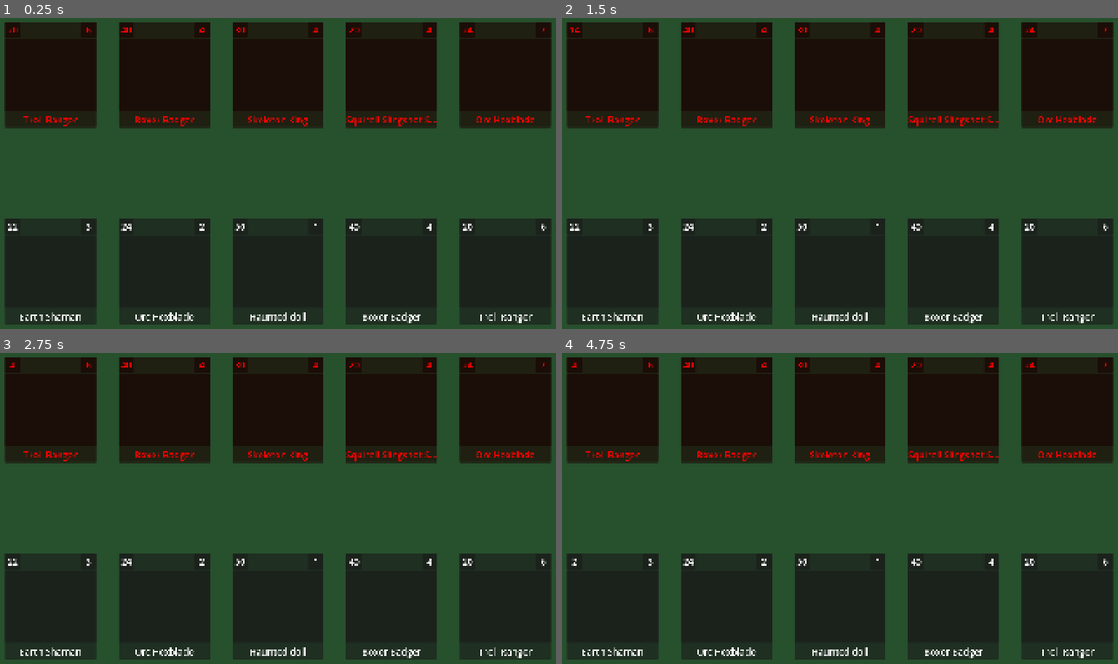
Above: before the commit, frames 1-4 (two rows, left to right).
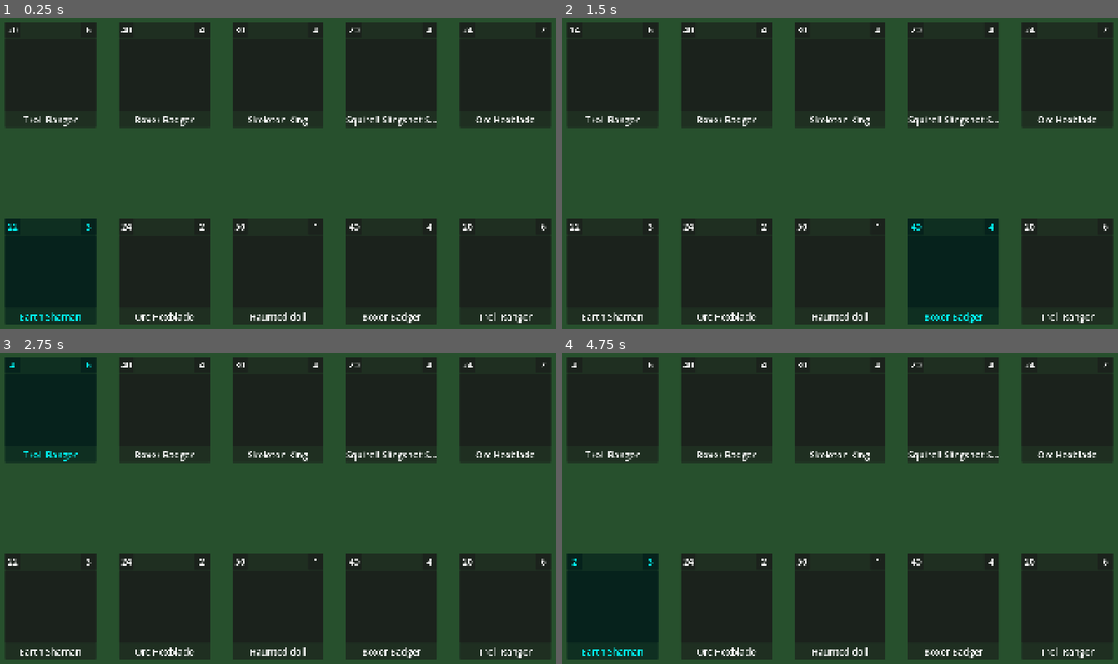
Above: after the commit, the same moments.

Repository: Castorfiber92/spelprojekt_jfk
Game: Godot game, scene res://Scenes/main.tscn
Two runs of this game, one before a commit and one after it. Both use one fixed random seed, a clock stepped at 60 frames per second and the inputs below.
Inputs:
- Up to frame 1 (0.25 s): no input
- Up to frame 2 (1.5 s): tap Enter (ui_accept) at 0.5, 0.77, 1.25 s
- Up to frame 3 (2.75 s): tap Enter (ui_accept) at 1.52, 2 s
- Up to frame 4 (4.75 s): tap Enter (ui_accept) at 2.75, 3.02, 3.5, 3.77, 4.25, 4.52 s

The runs differ from the first frame. In frame 1, 1.0% of the frame differs, in the area x 1-99%, y 3-98%; in frame 2, 1.0%, in the area x 1-99%, y 3-99%; in frame 3, 0.8%; in frame 4, 1.0%.

Commit message:
Added a simple highlighting function in combat to see active hero
Now highlights the active hero, i.e. the hero whose turn it is. As it is now its just for testing visibility.

Diff:
--- a/Scenes/Combat/CombatUI.tscn
+++ b/Scenes/Combat/CombatUI.tscn
@@ -25,7 +25,6 @@
 theme_override_constants/separation = 75
 
 [node name="Enemy Heroes" type="HBoxContainer" parent="." unique_id=225338066]
-modulate = Color(1, 0, 0, 1)
 layout_mode = 0
 offset_left = 60.0
 offset_top = 50.0
--- a/Scenes/HeroSlot.gd
+++ b/Scenes/HeroSlot.gd
@@ -21,6 +21,16 @@
 		damage_label.visible = false
 		name_label.visible = false
 
+func cleanup():
+	set_modulate(Color.WHITE)
+
+func highlight_slot(source = true):
+	# This is not final, only simple for testing
+	if source:
+		set_modulate(Colors.user_color)
+	else :
+		set_modulate(Colors.target_color)
+
 func update_info():
 	##We are calling this whenever we need to update the labels
 	##First we check that there is, in fact, a active hero in the slot (error-check)
--- a/Scripts/Combat/CombatManager.gd
+++ b/Scripts/Combat/CombatManager.gd
@@ -6,7 +6,7 @@
 var hero_to_slot_map : Dictionary = {}
 var player_slots : Array[HeroSlot]
 var enemy_slots : Array[HeroSlot]
-var active_hero : Hero
+@export var active_hero : Hero
 
 ##Below is temporary, for testing
 @export var player_heroes : Array[HeroData]
@@ -48,9 +48,11 @@
 	## Sort the heroes based on their speed
 	## Higher speed moves first
 	candidates.sort_custom(func(a, b): return a.current_speed > b.current_speed)
-
 	## The first hero in the sorted list is the winner
 	active_hero = candidates[0]
+	# This is not final, only simple for testing, to show the active hero
+	var slot : HeroSlot = hero_to_slot_map[active_hero]
+	slot.highlight_slot()
 	print("Next to act: ", active_hero.hero_data.name)
 	await wait_for_input("ui_accept")
 	# Trigger the turn flow
@@ -78,7 +80,14 @@
 	# We update that the hero has made their action
 	source.has_acted = true
 	# We start the next turn
+	clear_highlights()
 	start_next_turn()
+
+func clear_highlights():
+	for i in player_slots:
+		i.cleanup()
+	for i in enemy_slots:
+		i.cleanup()
 
 func get_valid_targets(source: Hero, action: Behavior) -> Array[Hero]:
 	var candidates: Array[HeroSlot] = []
--- /dev/null
+++ b/Scripts/Constants/Colors.gd
@@ -0,0 +1,3 @@
+extends Node
+const target_color = Color.CRIMSON
+const user_color = Color.AQUA
--- a/Scripts/Constants/Enums.gd
+++ b/Scripts/Constants/Enums.gd
@@ -2,3 +2,8 @@
 enum Team {FRIEND, ENEMY, SELF}
 enum Target {SINGLE, MULTI}
 enum Tribe {CRITTER, ORC, UNDEAD}
+const Tribe_MAP = {
+	"critter": Enums.Tribe.CRITTER,
+	"orc": Enums.Tribe.ORC,
+	"undead": Enums.Tribe.UNDEAD,
+}
--- a/Scripts/Data/Resource Creation/GenerateResources.gd
+++ b/Scripts/Data/Resource Creation/GenerateResources.gd
@@ -5,12 +5,6 @@
 @export_dir var output_dir: String = "res://Resources/Heroes/"
 
 @export_tool_button("Generate Heroes","Callable") var generate_heroes_action = generate_heroes
-
-const Tribe_MAP = {
-	"critter": Enums.Tribe.CRITTER,
-	"orc": Enums.Tribe.ORC,
-	"undead": Enums.Tribe.UNDEAD,
-}
 
 func generate_heroes():
 	# If we are not currently inside the editor, i.e. the game is running, do nothing
@@ -44,7 +38,7 @@
 			continue
 		var h_description   = row[1].strip_edges()
 		var tribe_string = row[2].strip_edges().to_lower()
-		var h_tribe = Tribe_MAP.get(tribe_string, Enums.Tribe.CRITTER) # Default to Critter if not found
+		var h_tribe = Enums.Tribe_MAP.get(tribe_string, Enums.Tribe.CRITTER) # Default to Critter if not found
 		var h_hp     = int(row[3])
 		var h_dmg    = int(row[4])
 		var h_spd    = int(row[5])
--- a/project.godot
+++ b/project.godot
@@ -22,6 +22,7 @@
 
 Enums="*uid://dwt4brpj5327"
 Preloads="*uid://dt72ff4iabpl0"
+Colors="*uid://cnhuh1de0ai17"
 
 [display]
 
Not shown, added: Scripts/Constants/Colors.gd.uid
